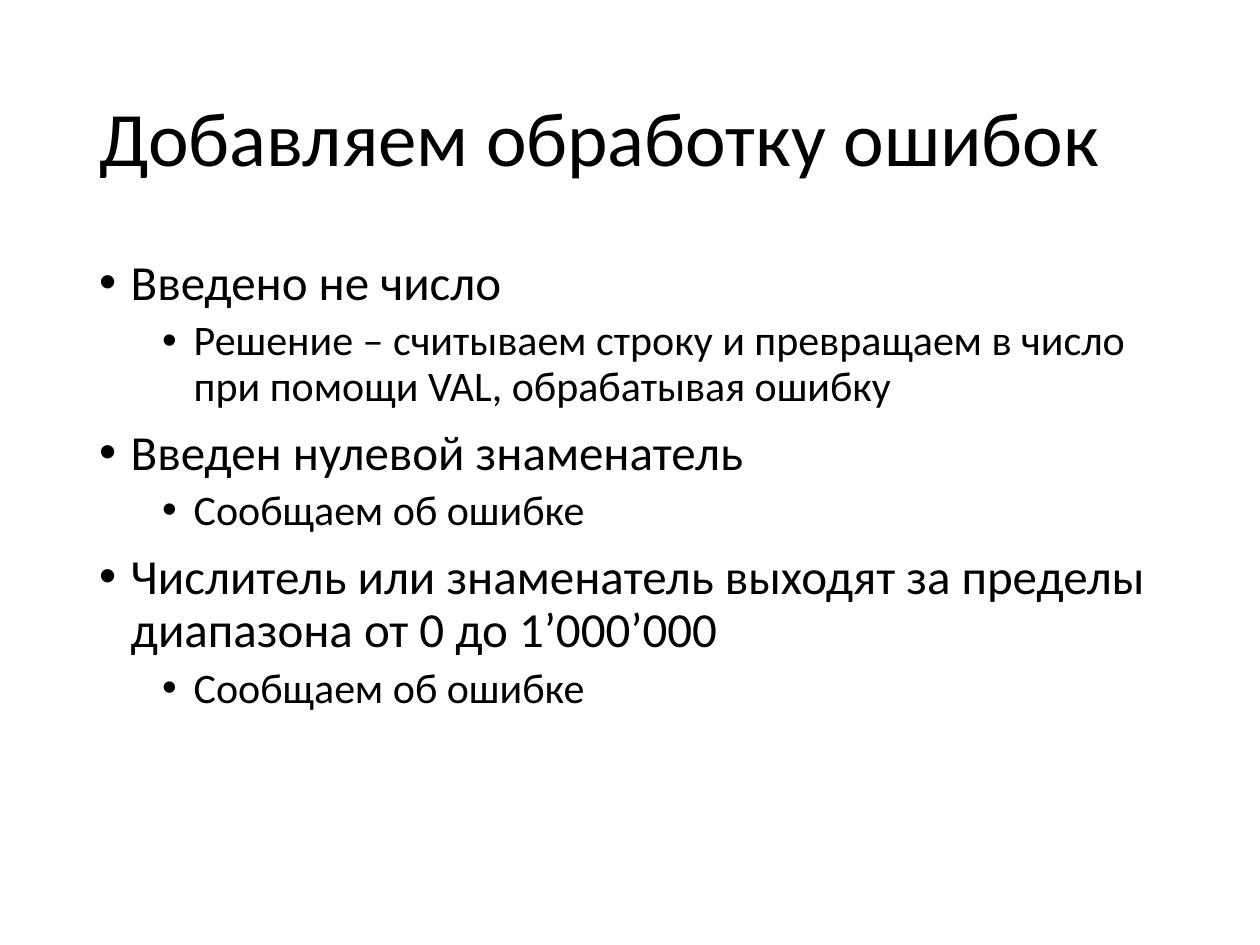
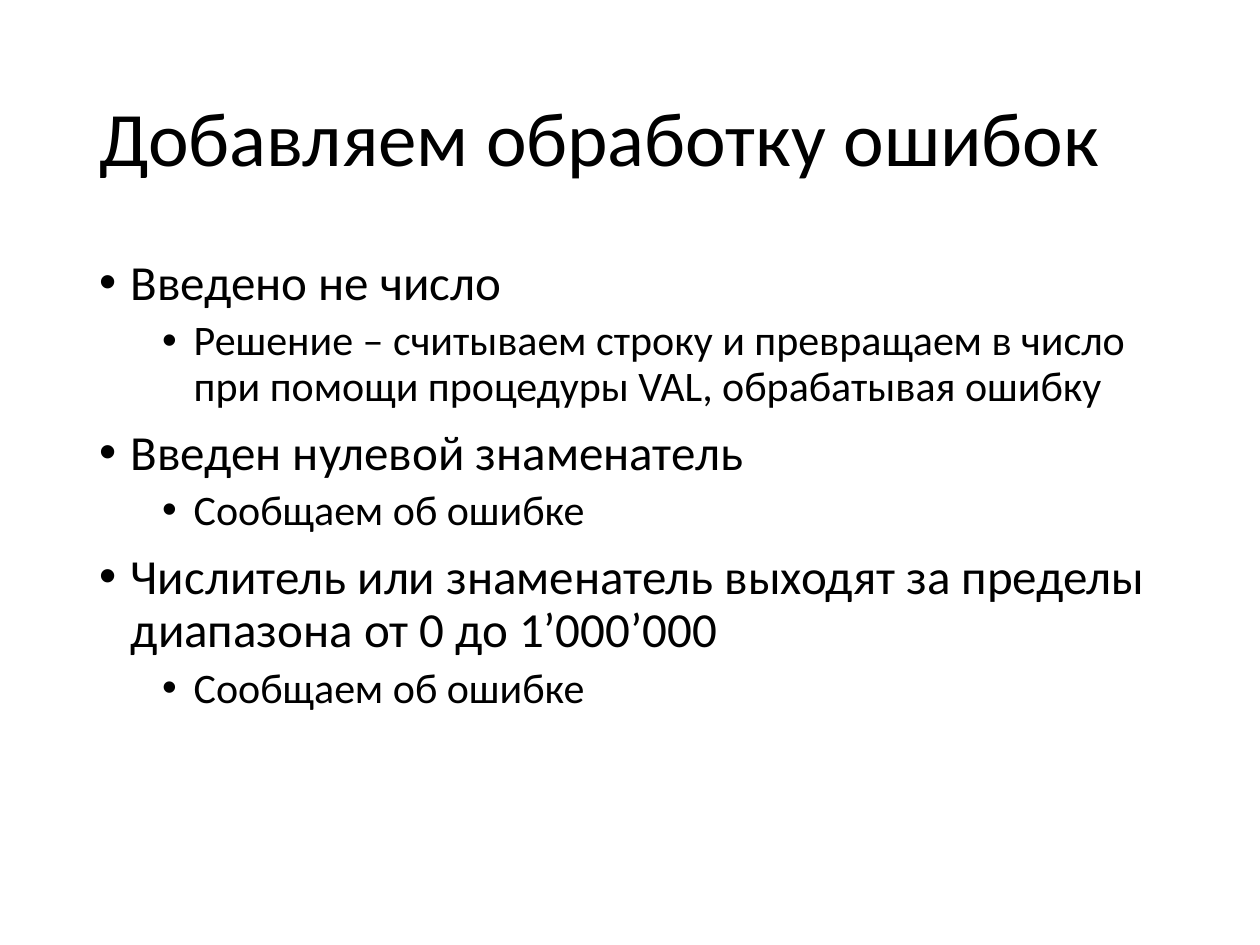
Before and after one commit to alexey-malov/fraction, a slide deck: slide 20 of Explanation.pptx (slide 19 before the commit). Drawn at 1260x945 pixels with LibreOffice and Linux fonts; fonts in the diff are those of the drawing. Boxes give left, top, right and bottom in pixels: in the first picture for what was removed or moved away, otherwise in the second. Text is boxed around its words. In the diff, an @@ line names an element or a change of style, - is before the commit and + after.

```diff
--- a/Explanation.pptx
+++ b/Explanation.pptx
@@ text at <box>194,328,1125,408</box>: text changed @@
-  • Решение – считываем строку и превращаем в число при помощи VAL, обрабатывая ошибку
+  • Решение – считываем строку и превращаем в число при помощи процедуры VAL, обрабатывая ошибку
```
Also in this commit, not shown: 4 other slides changed, 6 slides added.
